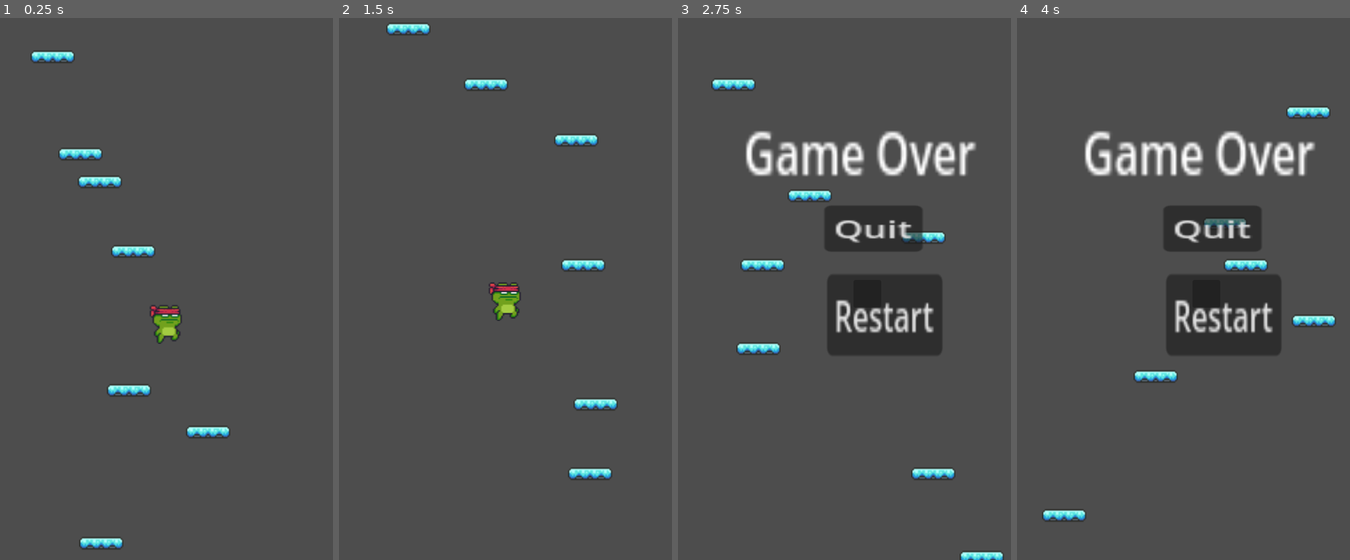
Above: before the commit, frames 1-4 (left to right).
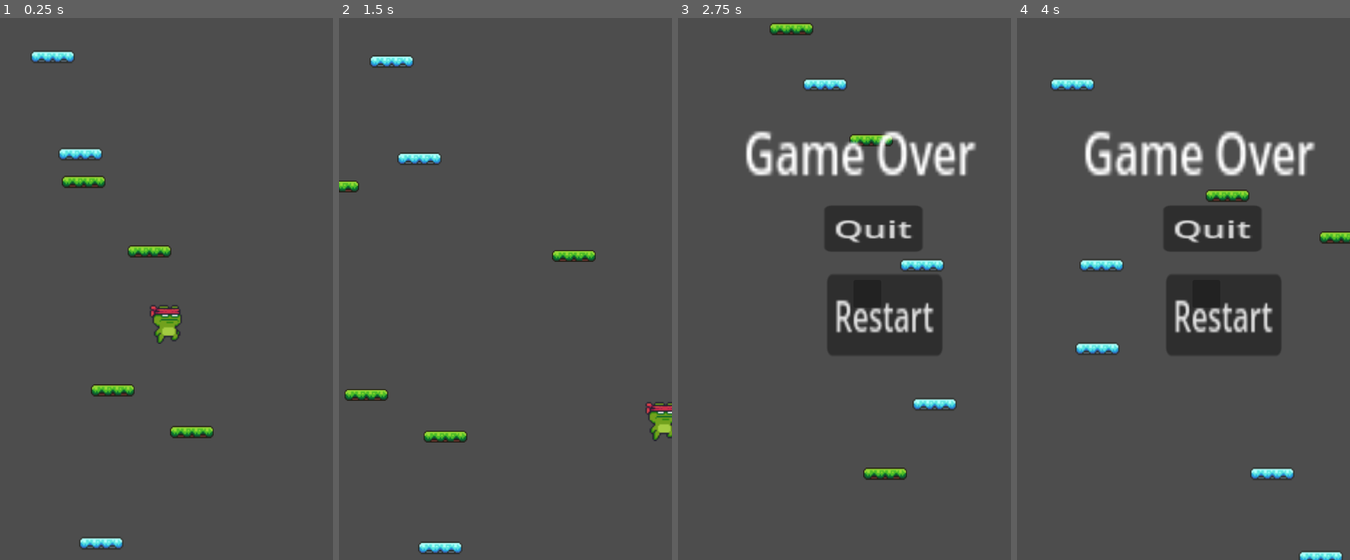
Above: after the commit, the same moments.

Repository: stefko-jam/Game_Jam
Game: Godot game, scene res://scenes/game.tscn
Same seed, same stepped clock (60 frames per second), same inputs: the game is played once before the commit and once after it.
Inputs (mouse positions are in pixels of both pictures, inside the frame that each line leads up to):
- Up to frame 1 (0.25 s): no input
- Up to frame 2 (1.5 s): hold D (right) 0.53-1.25 s; click (545, 316) at 1.25 s, where only the run before the commit has a clickable "Restart"
- Up to frame 3 (2.75 s): click "Restart" at 2 s
- Up to frame 4 (4 s): click "Restart" at 2.75 s; hold D (right) from 3.53 s (still down)

The runs differ from the first frame. In frame 1, 1.5% of the frame differs, in the area x 18-70%, y 29-78%; in frame 2, 4.3%, in the area x 0-100%, y 0-99%; in frame 3, 3.5%; in frame 4, 3.3%.

Commit message:
Implement moving platforms

Diff:
--- /dev/null
+++ b/scenes/platform_moving.tscn
@@ -0,0 +1,10 @@
+[gd_scene load_steps=3 format=3 uid="uid://crwefbmpqu84q"]
+
+[ext_resource type="PackedScene" uid="uid://tjhp1kl5g3nj" path="res://scenes/platform.tscn" id="1_1trf0"]
+[ext_resource type="Script" uid="uid://dlrveb3nf2pwr" path="res://scripts/platform_moving.gd" id="2_ve7sx"]
+
+[node name="Platform" instance=ExtResource("1_1trf0")]
+script = ExtResource("2_ve7sx")
+
+[node name="Sprite2D" parent="." index="0"]
+region_rect = Rect2(16.3344, 0.294933, 31.3364, 8.55826)
--- a/scripts/platform_manager.gd
+++ b/scripts/platform_manager.gd
@@ -29,10 +29,18 @@
 
 func generatePlatform(x: int, y: int) -> Node:
 	print()
-	var PlatformScene = preload("res://scenes/platform.tscn")
-	var platform = PlatformScene.instantiate()
-	platform.position = Vector2(x, y)
-	return platform
+
+	var sceneType = randi_range(0, 1)
+	var platformBase = preload("res://scenes/platform.tscn")
+	var platformMoving = preload("res://scenes/platform_moving.tscn")
+	var platform;
+	if sceneType == 0:
+		platform = platformBase
+	if sceneType == 1:
+		platform = platformMoving;
+	var instance = platform.instantiate()
+	instance.position = Vector2(x, y)
+	return instance
 
 func spawnNewPlatform():
 	var x = randi_range(-100, 100)
--- /dev/null
+++ b/scripts/platform_moving.gd
@@ -0,0 +1,22 @@
+extends Node2D
+
+@export var move_distance: float = 100
+@export var move_speed: float = 100
+
+var direction := 1
+var start_x := 0.0
+
+func _ready():
+	start_x = position.x
+	if (randf() > 0.5):
+		direction = -1
+
+func _process(delta):
+	print("process")
+	var xdiff = direction * move_speed * delta;
+	position.x += xdiff
+
+	if position.x> start_x + move_distance:
+		direction = -1
+	elif position.x < start_x - move_distance:
+		direction = 1
Not shown, added: scripts/platform_moving.gd.uid
